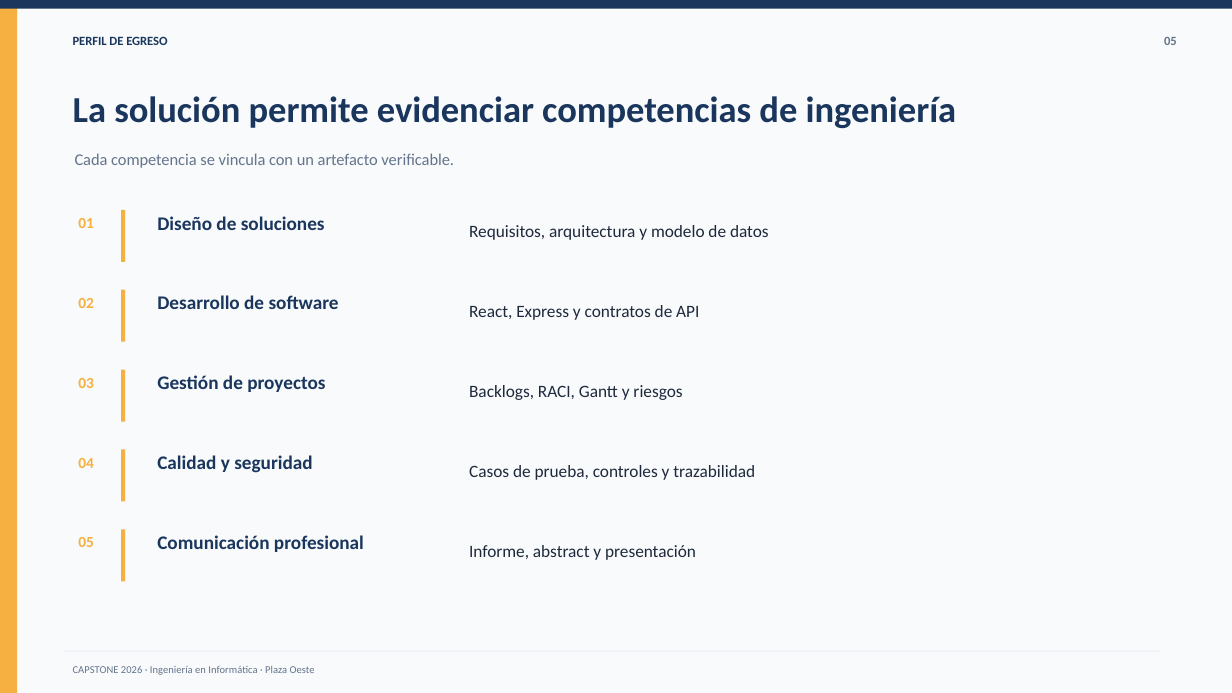
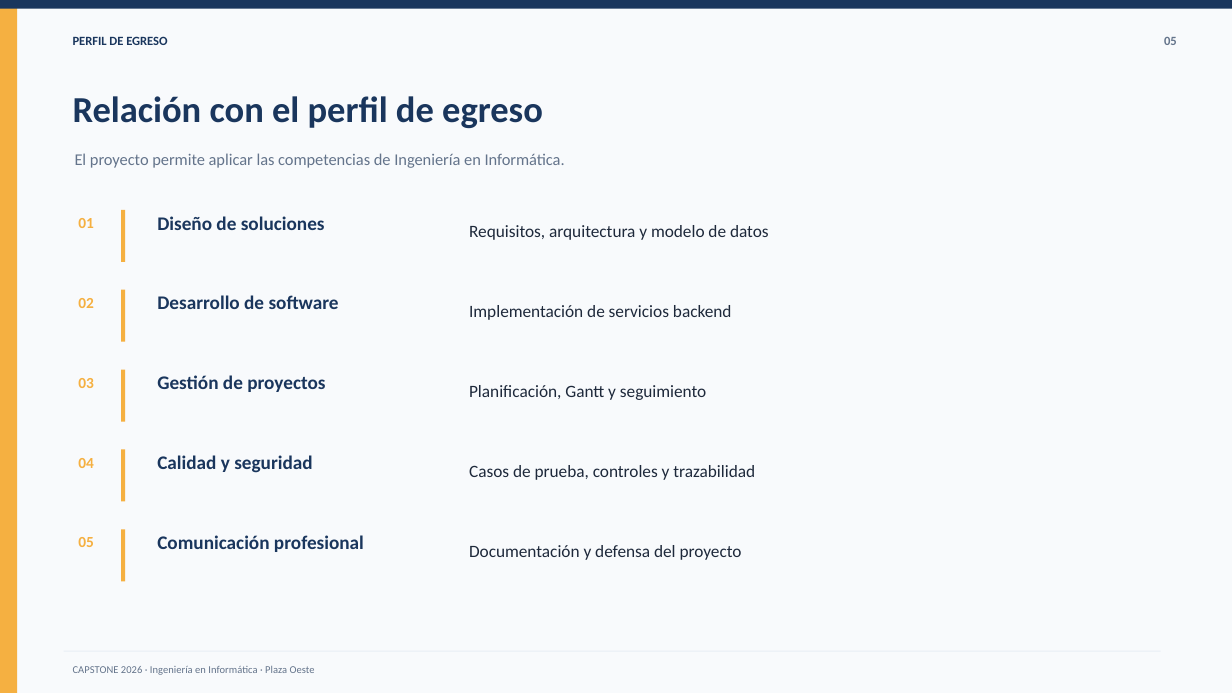
Before and after one commit to tsddds/Capstone_Aprueba-Administracion_Grupo8, a slide deck: slide 5 of Fase1/Evidencias_grupales/02_Presentacion_Proyecto_Fase1_Aprueba_Administracion.pptx. Drawn at 1232x693 pixels with LibreOffice and Linux fonts; fonts in the diff are those of the drawing. Boxes give left, top, right and bottom in pixels: in the first picture for what was removed or moved away, otherwise in the second. Text is boxed around its words. In the diff, an @@ line names an element or a change of style, - is before the commit and + after.

Commit message:
Actualiza evidencias grupales Fase 1 solo backend y README

```diff
--- a/Fase1/Evidencias_grupales/02_Presentacion_Proyecto_Fase1_Aprueba_Administracion.pptx
+++ b/Fase1/Evidencias_grupales/02_Presentacion_Proyecto_Fase1_Aprueba_Administracion.pptx
@@ text at (73,96,543,128): text changed @@
-La solución permite evidenciar competencias de ingeniería
+Relación con el perfil de egreso
@@ text at (75,153,565,168): text changed @@
-Cada competencia se vincula con un artefacto verificable.
+El proyecto permite aplicar las competencias de Ingeniería en Informática.
@@ text at (469,305,732,320): text changed @@
-React, Express y contratos de API
+Implementación de servicios backend
@@ text at (469,385,706,400): text changed @@
-Backlogs, RACI, Gantt y riesgos
+Planificación, Gantt y seguimiento
@@ text at (469,545,742,560): text changed @@
-Informe, abstract y presentación
+Documentación y defensa del proyecto
```
Also in this commit, not shown: 9 other slides changed, 1 slide added, 1 slide removed, 33 other files.
